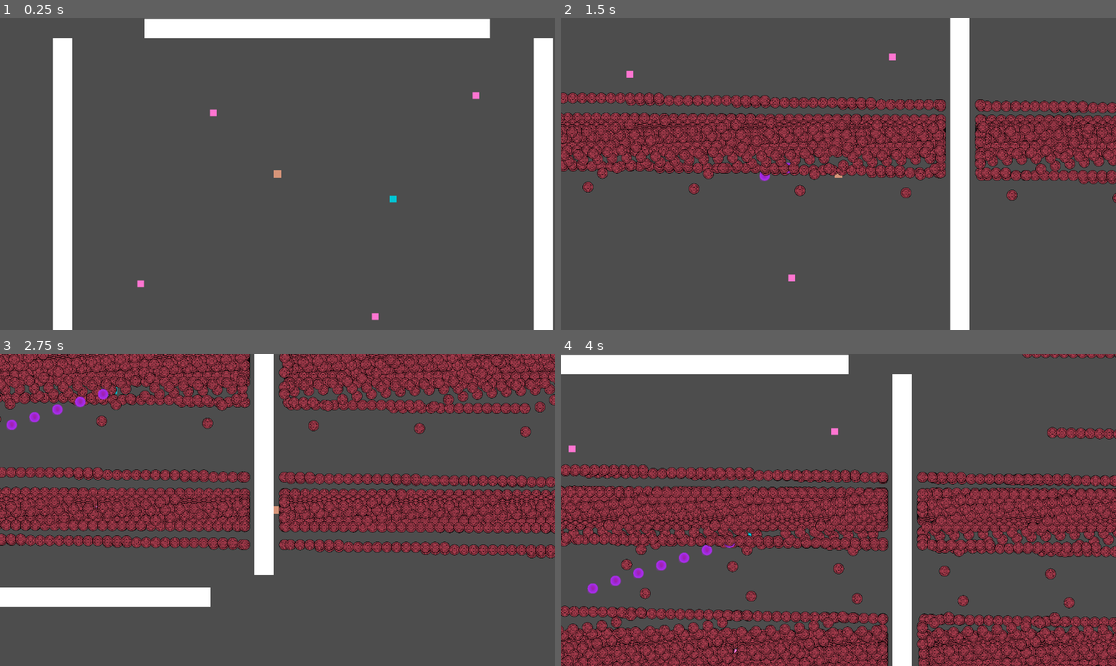
Above: before the commit, frames 1-4 (two rows, left to right).
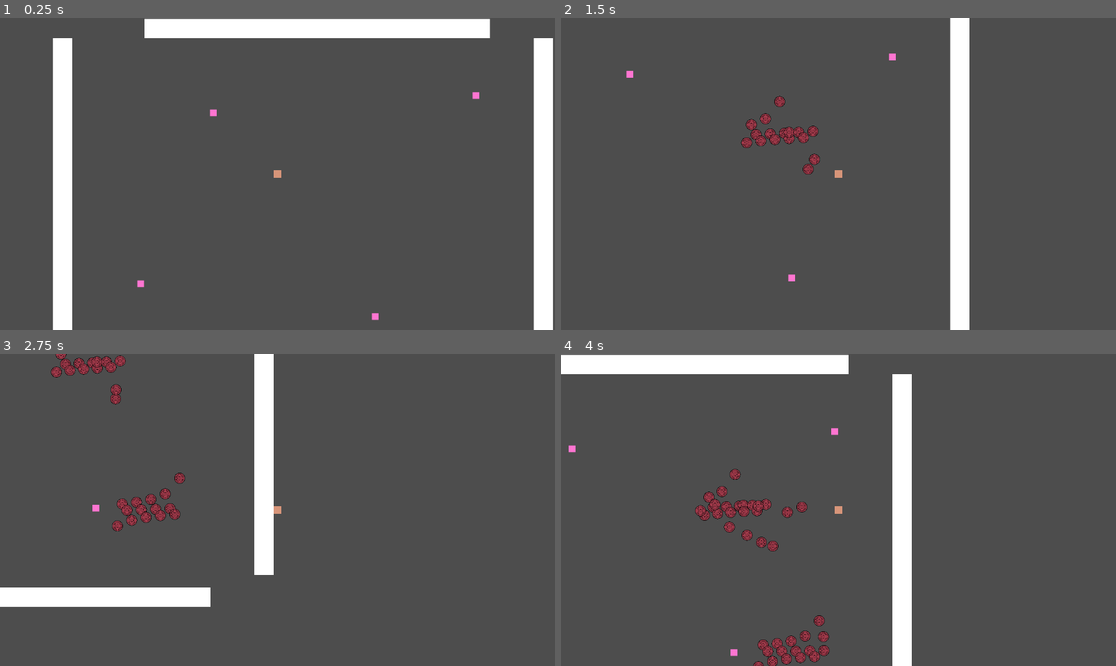
Above: after the commit, the same moments.

Repository: Simon014/PSLR2-Dungeon-Danmaku-Engine
Game: Godot game, scene res://RootScene.tscn
The game is run twice, just before and just after one commit, with the same random seed, the same clock (stepped at 60 frames per second) and the same inputs.
Inputs (mouse positions are in pixels of both pictures, inside the frame that each line leads up to):
- Up to frame 1 (0.25 s): no input
- Up to frame 2 (1.5 s): tap Enter at 0.5 s; move the mouse to (960, 158) at 0.52 s; press the mouse at (960, 158) at 0.53 s; hold D (right) 0.53-1.28 s; move the mouse to (727, 189) at 1.27 s; release the mouse at (727, 189) at 1.28 s; hold S (down) from 1.28 s (still down); click (727, 189) at 1.35 s
- Up to frame 3 (2.75 s): move the mouse to (333, 441) at 2.02 s; release S (down) at 2.03 s; press the mouse at (333, 441) at 2.03 s; hold D (right) from 2.03 s (still down)
- Up to frame 4 (4 s): move the mouse to (810, 572) at 2.77 s; release D (right) at 2.78 s; release the mouse at (810, 572) at 2.78 s; hold W (up) 2.78-3.53 s; click (810, 572) at 2.85 s; move the mouse to (1005, 556) at 3.52 s; press the mouse at (1005, 556) at 3.53 s; hold A (left) from 3.53 s (still down)

The runs differ from the first frame. In frame 1, less than 0.1% of the frame differs, in the area x 70-72%, y 56-60%; in frame 2, 21%; in frame 3, 34%; in frame 4, 38%, in the area x 0-100%, y 0-100%.

Commit message:
adding CS iterator attack, lazer update
cartesian plane attack single point attack function added, lazer now no longer damages the partner if it's friendly. along with some testing stuff.

note : new function is a single point attack. iterating processing should be done by the object that called it.

Diff:
--- a/pslr-2-dungeon-danmaku-engine/DDEcore/core_dungeon_engine.gd
+++ b/pslr-2-dungeon-danmaku-engine/DDEcore/core_dungeon_engine.gd
@@ -1,7 +1,8 @@
 extends Node
 
 class AttackHandler:
-	static func CSAttackFull(executorObject: CharacterBody2D, Position: Vector2, Bullet_Type, Bullet_number: int, Function: Callable, Multiplier: int, AimToPosition = null):
+	#this function graphs the full cartesian plane attack, in the domain [-bullet_number, bullet_number]. function can be scaled using multiplier.
+	func CSAttackFull(executorObject: CharacterBody2D, Position: Vector2, Bullet_Type, Bullet_number: int, Function: Callable, Multiplier: int, AimToPosition = null):
 		for i in range(-Bullet_number, Bullet_number):
 			if i == 0:
 				i += 1
@@ -13,13 +14,21 @@
 			else:
 				NewBullet.direction = Bullet_Type.direction
 			executorObject.get_parent().add_child(NewBullet)
-
-
-
-
-
 			pass
 
+	#this function graphs a single point of a Cartesian plane attack. bullet_number specifies the input value of the function, not range. it is up to the executor object
+	#to handle iterating through.
+	func CSAttackIterate(executorObject: CharacterBody2D, Position: Vector2, Bullet_Type, Bullet_number: int, Function: Callable, Multiplier: int, AimToPosition = null):
+		if Bullet_number == 0:
+			Bullet_number += 1
+		var NewPosition = Vector2(Position.x - Bullet_number*Multiplier,Position.y - Function.call(Bullet_number)*Multiplier )
+		var NewBullet = Bullet_Type.duplicate()
+		NewBullet.position = NewPosition
+		if AimToPosition:
+			NewBullet.direction = NewBullet.position.direction_to(AimToPosition)
+		else:
+			NewBullet.direction = Bullet_Type.direction
+		executorObject.get_parent().add_child(NewBullet)
 		#area is the valid range of this function. If a number is outputed beyond this range, it is clamped
 		#to the area maximum
 
--- a/pslr-2-dungeon-danmaku-engine/Entities/bullets/homing/bullet.gd
+++ b/pslr-2-dungeon-danmaku-engine/Entities/bullets/homing/bullet.gd
@@ -40,9 +40,21 @@
 func _on_pathing_timeout() -> void:
 	timeSinceload += 0.05
 	if timeSinceload > Pathstart:
-
-		if(position.distance_to(corePlayerVars.position) > position.distance_to(corePartnerVars.position)):
-			velocity += position.direction_to(corePartnerVars.position) * PathInfluence * acceleration
+		if not friendly:
+			if(position.distance_to(corePlayerVars.position) > position.distance_to(corePartnerVars.position)):
+				velocity += position.direction_to(corePartnerVars.position) * PathInfluence * acceleration
+			else:
+				velocity += position.direction_to(corePlayerVars.position) * PathInfluence * acceleration
 		else:
-			velocity += position.direction_to(corePlayerVars.position) * PathInfluence * acceleration
+			var closestposition = null
+			var closestdist = 10000
+			for i in get_parent().get_children():
+				if i.name.contains("Enemy"):
+					if position.distance_to(i.position) < closestdist:
+						closestdist = position.distance_to(i.position)
+						closestposition = i.position
+			if closestposition:
+				velocity += position.direction_to(closestposition) * PathInfluence * acceleration
+			else:
+				queue_free() #will only happen if there are NO enemies avaliable.
 	pass # Replace with function body.
--- a/pslr-2-dungeon-danmaku-engine/Entities/bullets/lazer/lazer.gd
+++ b/pslr-2-dungeon-danmaku-engine/Entities/bullets/lazer/lazer.gd
@@ -1,11 +1,13 @@
 extends CharacterBody2D
 
 @export var damage = 100
-var direction
-@export var TTL = 5
+@export var direction = Vector2.DOWN
+@export var TTL = 8
 @export var width = 0.25
-@export var warningtime = 1
+@export var warningtime = 4
 @export var color = Color(255,255,255,0.2)
+
+var friendly
 
 func _ready() -> void:
 	rotate(direction.angle() - PI/2)
--- a/pslr-2-dungeon-danmaku-engine/Entities/enemy/enemy.gd
+++ b/pslr-2-dungeon-danmaku-engine/Entities/enemy/enemy.gd
@@ -32,7 +32,6 @@
 	frametime = delta
 
 func _on_tick_timeout() -> void:
-	print(health)
 	if (health < 0):
 		isdead = true
 		health = 0
--- a/pslr-2-dungeon-danmaku-engine/Entities/player/PlayerController.gd
+++ b/pslr-2-dungeon-danmaku-engine/Entities/player/PlayerController.gd
@@ -1,6 +1,11 @@
 extends CharacterBody2D
 
 var attackhandler = coreDungeonEngine.AttackHandler.new()
+
+#attack iterating stats. saved locally.
+var AttackIterating = 0 #0 : no attack being iterated through. x : x attack being iterated through.
+var AttackCounter = -10
+var TimeSinceLastAttack = 0
 
 func attack():
 	var bullet = load("res://Entities/bullets/split/Bullet.tscn").instantiate()
@@ -8,20 +13,19 @@
 	bullet.TTL = 5
 	bullet.speed = 0
 	bullet.acceleration = 0.1
-	bullet.split = 8
+	bullet.split = 4
 	bullet.color = Color(1.0, 0.564, 0.312, 1.0)
 	bullet.image = "DebugBullet2.png"
 	bullet.friendly = true
-	var splitter = load("res://Entities/bullets/bomb/Bullet.tscn").instantiate()
+	var splitter = load("res://Entities/bullets/lazer/lazer.tscn").instantiate()
 	splitter.friendly = true
-	splitter.speed = 300
-	splitter.acceleration = -1
-	splitter.TTL = 2
+	splitter.TTL = 10
 	splitter.color = Color(1.0, 0.564, 0.312, 1.0)
-	splitter.image = "DebugBullet2.png"
+	splitter.direction = Vector2.DOWN
 	bullet.splitinto = splitter
 	bullet.direction = position.direction_to(get_global_mouse_position())
-	attackhandler.CSAttackFull(self,position,bullet,100,func(x): return 1/pow(x,1/2) * tan(x),10)
+	attackhandler.CSAttackIterate(self,position,bullet,AttackCounter,func(x): return 1/pow(x,1/2) * 1/tan(x),10)
+	AttackCounter += 1
 	pass
 
 func _input(event: InputEvent) -> void:
--- a/pslr-2-dungeon-danmaku-engine/RootScene.tscn
+++ b/pslr-2-dungeon-danmaku-engine/RootScene.tscn
@@ -2,7 +2,6 @@
 
 [ext_resource type="Script" uid="uid://qpp2q3t74mg3" path="res://debug.gd" id="1_03604"]
 [ext_resource type="PackedScene" uid="uid://cgtr8wu6fmp36" path="res://Entities/player/Player.tscn" id="1_vw6t8"]
-[ext_resource type="PackedScene" uid="uid://dmcsko740rpui" path="res://Entities/partner/Partner.tscn" id="3_y8vh0"]
 [ext_resource type="PackedScene" uid="uid://plarhlsmydmo" path="res://Entities/enemy/enemy.tscn" id="4_p6tge"]
 
 [sub_resource type="RectangleShape2D" id="RectangleShape2D_y8vh0"]
@@ -40,9 +39,6 @@
 
 [node name="Player" parent="." unique_id=217802643 instance=ExtResource("1_vw6t8")]
 position = Vector2(569, 254)
-
-[node name="Partner" parent="." unique_id=617075088 instance=ExtResource("3_y8vh0")]
-position = Vector2(809, 306)
 
 [node name="StaticBody2D2" type="StaticBody2D" parent="." unique_id=902222407]
 position = Vector2(1101, -28)
